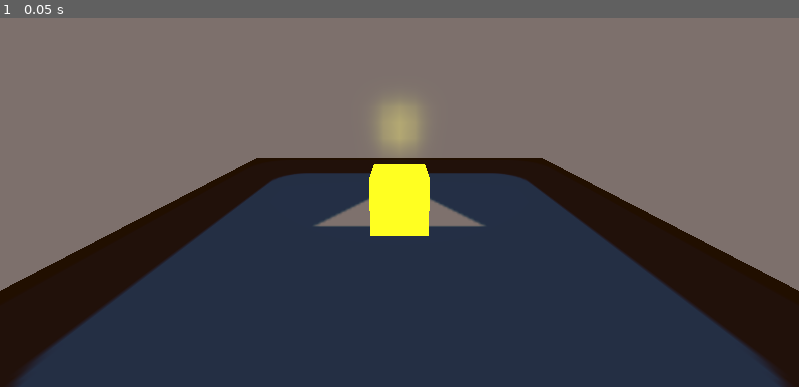
Above: before the commit, frame 1.
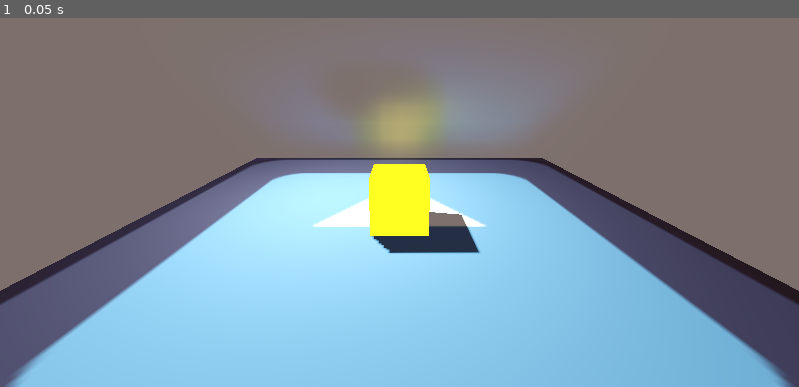
Above: after the commit, the same moment.

Repository: DrBellubins/MulePostProcessing
Game: Godot game, scene res://Scenes/demo.tscn
Same seed, same stepped clock (60 frames per second), same inputs: the game is played once before the commit and once after it. The engine's default icon, where the game draws it, is replaced by a stand-in: a white triangle on a blue panel in a dark square.
Inputs:
- Up to frame 1 (0.05 s): no input

The runs differ from the first frame. In frame 1, 51% of the frame differs, in the area x 0-100%, y 12-100%.

Commit message:
updates to scene

Diff:
--- a/Scenes/demo.tscn
+++ b/Scenes/demo.tscn
@@ -44,3 +44,10 @@
 
 [node name="Camera3D" type="Camera3D" parent="."]
 transform = Transform3D(1, 0, 0, 0, 0.965926, 0.258819, 0, -0.258819, 0.965926, 0, 2, 5)
+
+[node name="OmniLight3D" type="OmniLight3D" parent="."]
+transform = Transform3D(1, 0, 0, 0, 1, 0, 0, 0, 1, -1.41051, 2.62331, -0.888377)
+light_energy = 5.364
+shadow_enabled = true
+shadow_blur = 3.0
+omni_range = 20.808
